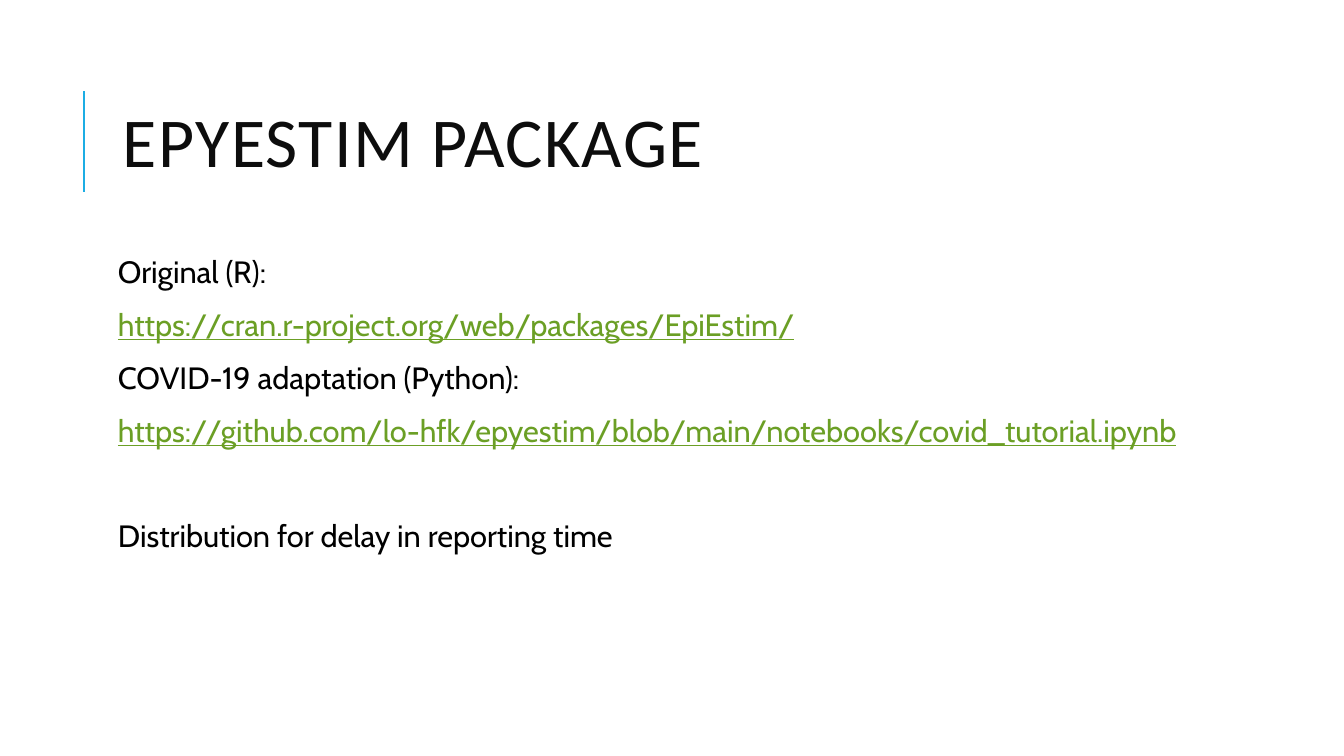
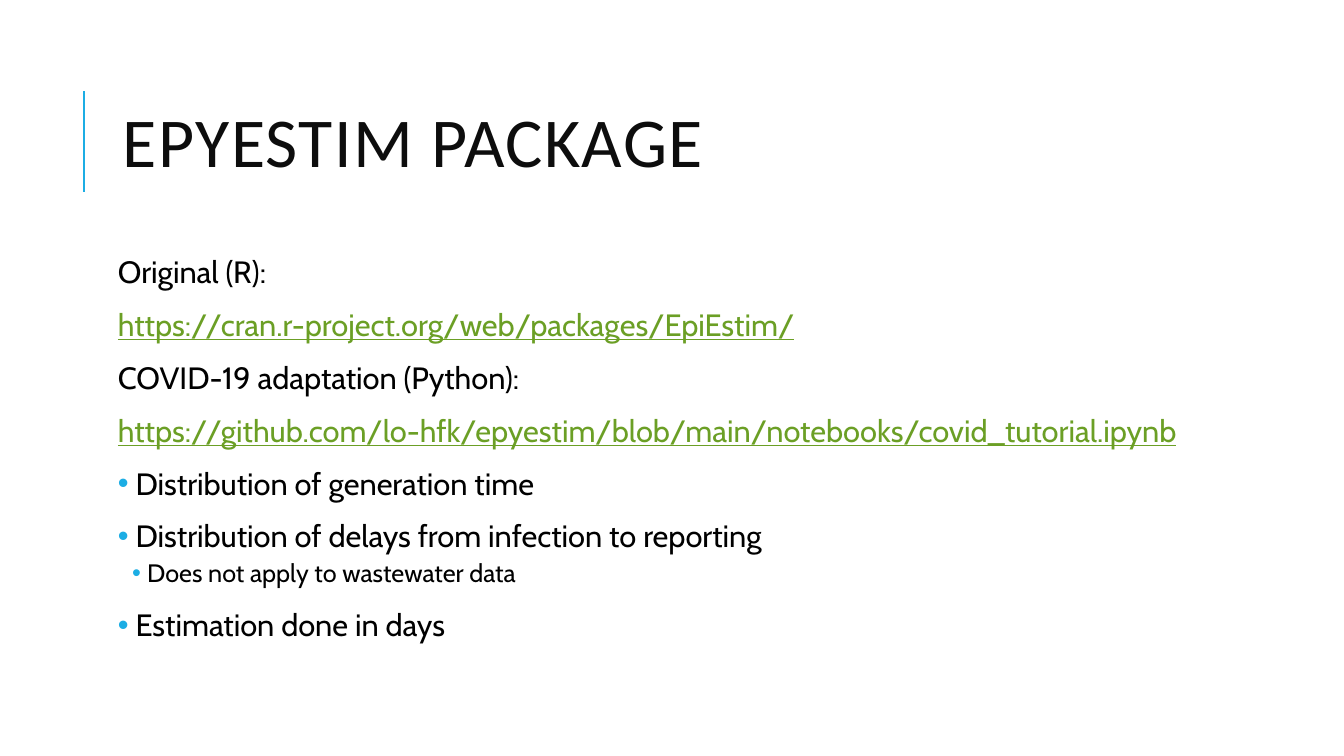
Before and after one commit to florencema1/rtestww, a slide deck: slide 19 of Presentation 1.pptx (slide 17 before the commit). Drawn at 1344x756 pixels with LibreOffice and Linux fonts; fonts in the diff are those of the drawing. Boxes give left, top, right and bottom in pixels: in the first picture for what was removed or moved away, otherwise in the second. Text is boxed around its words. In the diff, an @@ line names an element or a change of style, - is before the commit and + after.

```diff
--- a/Presentation 1.pptx
+++ b/Presentation 1.pptx
@@ text at box(136, 472, 761, 643): text changed @@
-Distribution for delay in reporting time
+• Distribution of generation time
+• Distribution of delays from infection to reporting
+  • Does not apply to wastewater data
+• Estimation done in days
```
Also in this commit, not shown: 9 other slides changed, 2 slides added, 15 other files.
